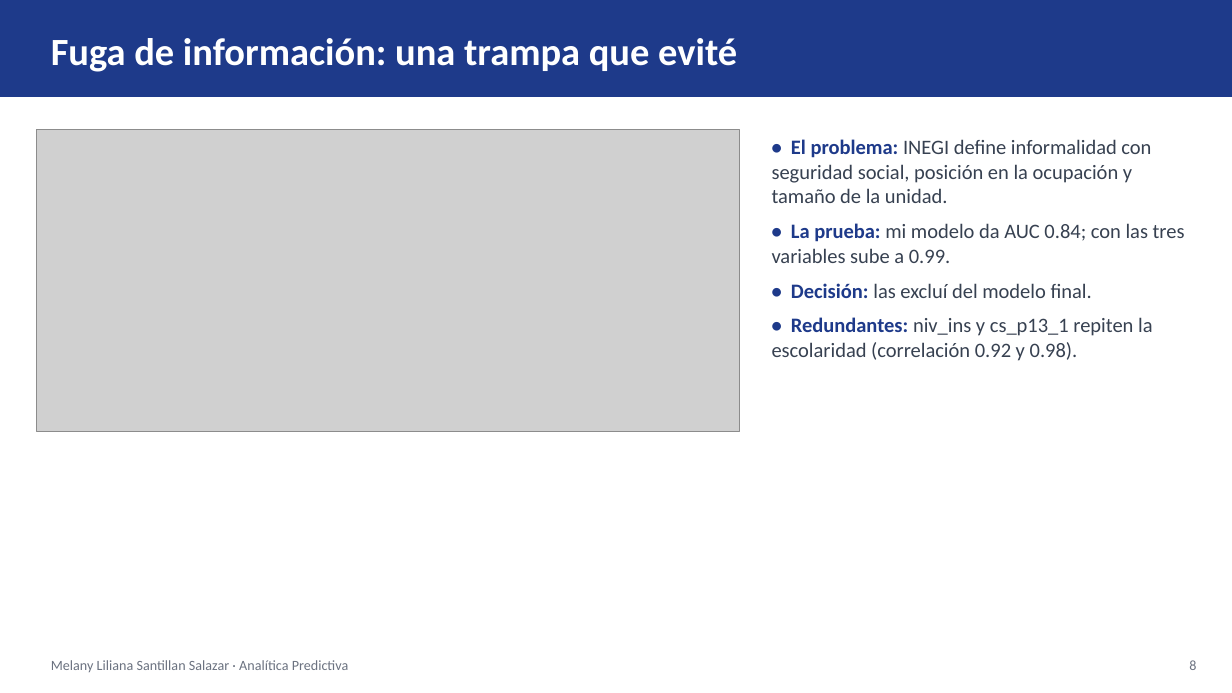
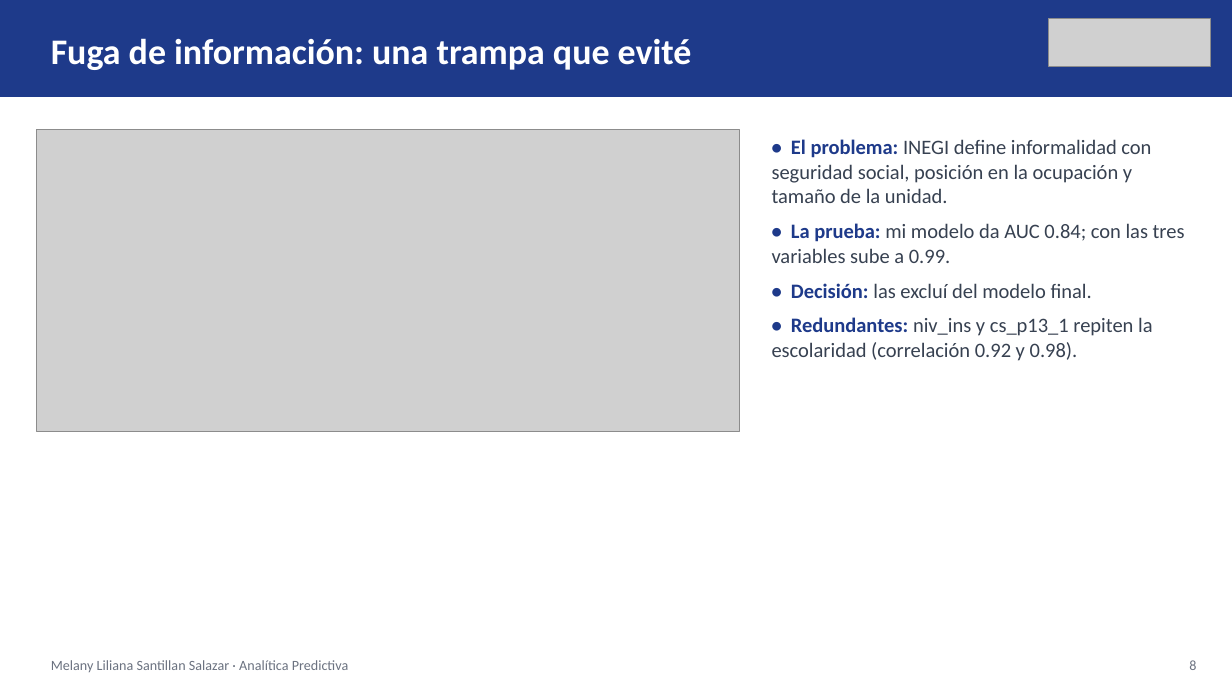
Before and after one commit to ivxnwww/Polymarket-UP-DOWN-5m, a slide deck: slide 8 of proyecto_enoe/Presentacion_Proyecto_ENOE.pptx. Drawn at 1232x693 pixels with LibreOffice and Linux fonts; fonts in the diff are those of the drawing; grey boxes stand for pictures. Boxes give left, top, right and bottom in pixels: in the first picture for what was removed or moved away, otherwise in the second. Text is boxed around its words. In the diff, an @@ line names an element or a change of style, - is before the commit and + after.

```diff
--- a/proyecto_enoe/Presentacion_Proyecto_ENOE.pptx
+++ b/proyecto_enoe/Presentacion_Proyecto_ENOE.pptx
@@ text "Fuga de información: una trampa ..." at <box>51,38,692,70</box>: size 30 to 28 pt @@
@@ picture added at <box>1049,18,1211,67</box> @@
```
Also in this commit, not shown: 15 other slides changed, 6 other files.
